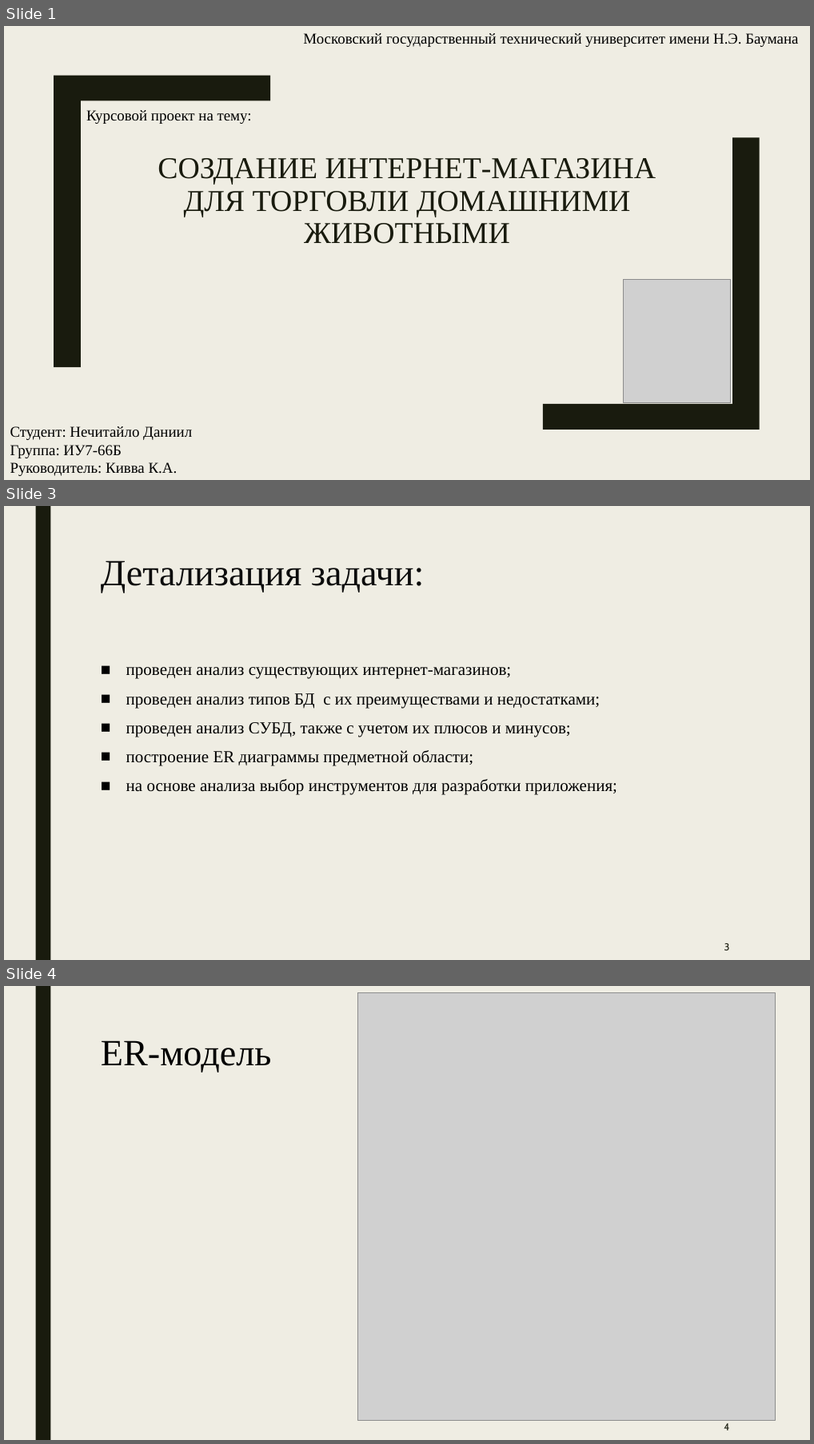
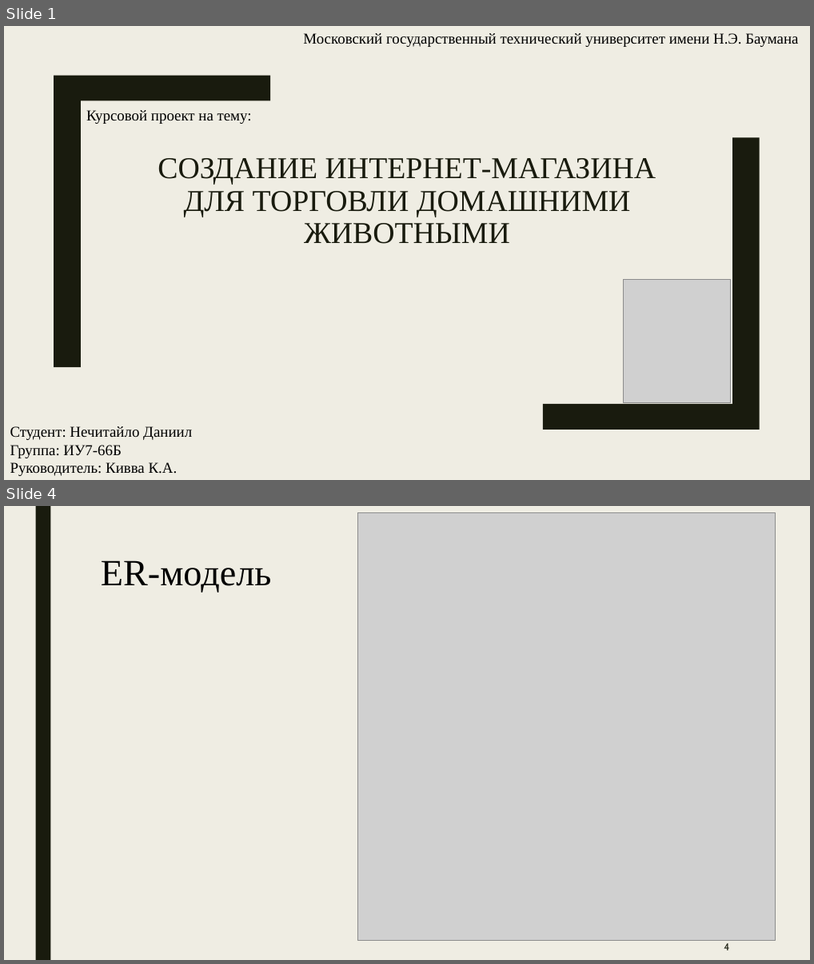
Before and after one commit to Danon12n/Danon12n, a slide deck: Kursach_DB/otchet LaTeX/финалочка/Prezentacia_Nechitaylo_IU7-66B (1).pptx. Shown one above the other, each under a label of ours: slides 1, 3 and 4 before the commit, slides 1 and 4 after it; the slides between them are not shown. The pictures are 814x1444 and 814x964 pixels, drawn with LibreOffice and Linux fonts; fonts in the diff are those of the drawing; grey boxes stand for pictures. Boxes give left, top, right and bottom in pixels: in the first picture for what was removed or moved away, otherwise in the second. Text is boxed around its words. In the diff, an @@ line names an element or a change of style, - is before the commit and + after.

```diff
--- a/Kursach_DB/otchet LaTeX/финалочка/Prezentacia_Nechitaylo_IU7-66B (1).pptx
+++ b/Kursach_DB/otchet LaTeX/финалочка/Prezentacia_Nechitaylo_IU7-66B (1).pptx
@@ slide 3 removed at (4,506,810,960), background #EFEDE3; not listed: 1 template element that a slide beside it also shows @@
@@ title removed at (101,560,425,593) @@
-Детализация задачи:
@@ text removed at (126,667,618,795) @@
-■ проведен анализ существующих интернет-магазинов;
-■ проведен анализ типов БД с их преимуществами и недостатками;
-■ проведен анализ СУБД, также с учетом их плюсов и минусов;
-■ построение ER диаграммы предметной области;
-■ на основе анализа выбор инструментов для разработки приложения;
@@ page number removed at (725,943,730,950) @@
-3
```
Also in this commit, not shown: 1 slide changed, 1 slide added, 7 other files.
